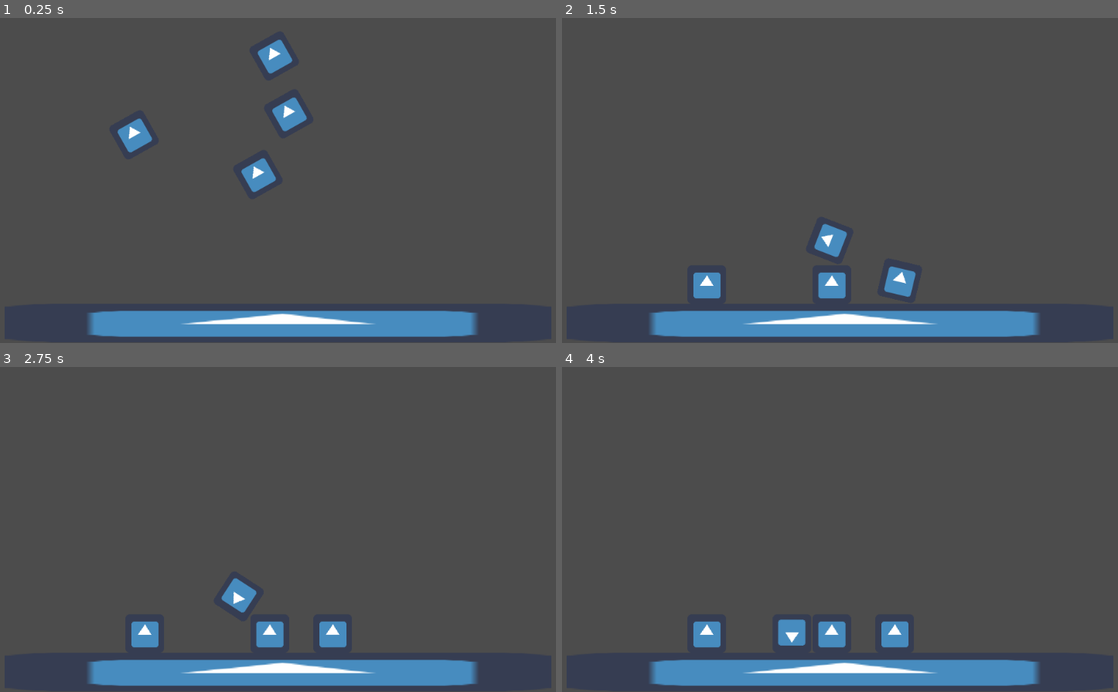
Above: before the commit, frames 1-4 (two rows, left to right).
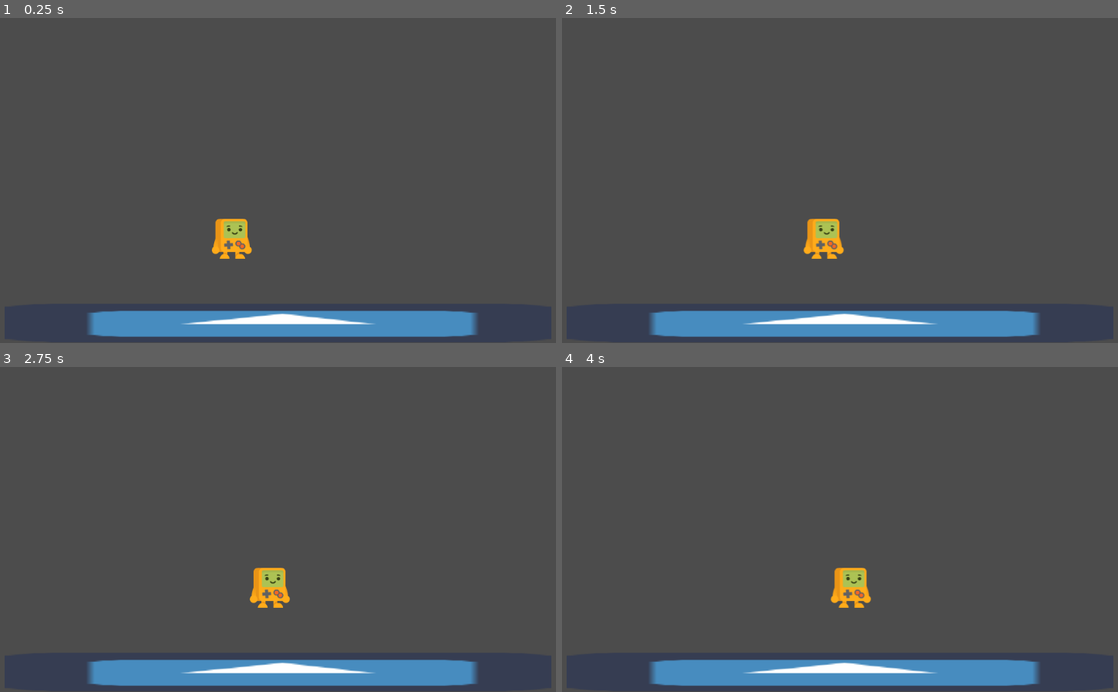
Above: after the commit, the same moments.

Repository: jor-el-swe/PlatformerTutorial
Game: Godot game, scene res://Level1.tscn
The game is run twice, just before and just after one commit, with the same random seed, the same clock (stepped at 60 frames per second) and the same inputs. The project has no main scene, so this scene is started directly. The engine's default icon, where the game draws it, is replaced by a stand-in: a white triangle on a blue panel in a dark square.
Inputs:
- Up to frame 1 (0.25 s): no input
- Up to frame 2 (1.5 s): hold Right (right, bound only after the commit) 0.53-1.28 s; hold Left (left, bound only after the commit) from 1.28 s (still down)
- Up to frame 3 (2.75 s): release Left (left, bound only after the commit) at 2.03 s; hold Right (right, bound only after the commit) from 2.03 s (still down)
- Up to frame 4 (4 s): release Right (right, bound only after the commit) at 3.53 s; hold Left (left, bound only after the commit) from 3.53 s (still down)

The runs differ from the first frame. In frame 1, 2.3% of the frame differs, in the area x 21-56%, y 6-75%; in frame 2, 2.0%; in frame 3, 2.3%; in frame 4, 2.3%, in the area x 23-63%, y 61-87%.

Commit message:
adds character png:s and basic player controller

Diff:
--- /dev/null
+++ b/Attila.gd
@@ -0,0 +1,14 @@
+extends KinematicBody2D
+
+var velocity = Vector2(0,0)
+
+
+func _physics_process(delta):
+	if Input.is_action_pressed("right"):
+		velocity.x = 100
+
+	if Input.is_action_pressed("left"):
+		velocity.x = -100
+
+	velocity.x = lerp(velocity.x,0,0.1)
+	move_and_slide(velocity)
--- /dev/null
+++ b/Attila.tscn
@@ -0,0 +1,21 @@
+[gd_scene load_steps=4 format=2]
+
+[ext_resource path="res://Assets/player/platformChar_idle.png" type="Texture" id=1]
+[ext_resource path="res://Attila.gd" type="Script" id=2]
+
+[sub_resource type="CapsuleShape2D" id=1]
+radius = 26.9655
+height = 11.6945
+
+[node name="Attila" type="KinematicBody2D"]
+script = ExtResource( 2 )
+__meta__ = {
+"_edit_group_": true
+}
+
+[node name="Sprite" type="Sprite" parent="."]
+texture = ExtResource( 1 )
+
+[node name="CollisionShape2D" type="CollisionShape2D" parent="."]
+position = Vector2( -0.293602, 15.2767 )
+shape = SubResource( 1 )
--- a/Level1.tscn
+++ b/Level1.tscn
@@ -1,23 +1,12 @@
 [gd_scene load_steps=4 format=2]
 
 [ext_resource path="res://icon.png" type="Texture" id=1]
-[ext_resource path="res://block1.tscn" type="PackedScene" id=2]
+[ext_resource path="res://Attila.tscn" type="PackedScene" id=2]
 
-[sub_resource type="RectangleShape2D" id=2]
+[sub_resource type="RectangleShape2D" id=1]
 extents = Vector2( 230.367, 31.9624 )
 
 [node name="Level1" type="Node2D"]
-
-[node name="block1" parent="." instance=ExtResource( 2 )]
-
-[node name="block2" parent="." instance=ExtResource( 2 )]
-position = Vector2( 260.353, 240.087 )
-
-[node name="block3" parent="." instance=ExtResource( 2 )]
-position = Vector2( 492.353, 109.087 )
-
-[node name="block4" parent="." instance=ExtResource( 2 )]
-position = Vector2( 516.353, 205.087 )
 
 [node name="floor" type="StaticBody2D" parent="."]
 position = Vector2( 498.903, 566.612 )
@@ -31,4 +20,7 @@
 texture = ExtResource( 1 )
 
 [node name="CollisionShape2D" type="CollisionShape2D" parent="floor"]
-shape = SubResource( 2 )
+shape = SubResource( 1 )
+
+[node name="Attila" parent="." instance=ExtResource( 2 )]
+position = Vector2( 422, 412 )
--- a/block1.tscn
+++ /dev/null
@@ -1,21 +0,0 @@
-[gd_scene load_steps=3 format=2]
-
-[ext_resource path="res://icon.png" type="Texture" id=1]
-
-[sub_resource type="RectangleShape2D" id=1]
-extents = Vector2( 32.125, 32 )
-
-[node name="block1" type="RigidBody2D"]
-position = Vector2( 465.353, 306.087 )
-rotation = -0.51324
-gravity_scale = 5.0
-angular_damp = 0.0
-__meta__ = {
-"_edit_group_": true
-}
-
-[node name="Sprite" type="Sprite" parent="."]
-texture = ExtResource( 1 )
-
-[node name="CollisionShape2D" type="CollisionShape2D" parent="."]
-shape = SubResource( 1 )
--- a/project.godot
+++ b/project.godot
@@ -13,6 +13,21 @@
 config/name="Platformer Tutorial"
 config/icon="res://icon.png"
 
+[input]
+
+right={
+"deadzone": 0.5,
+"events": [ Object(InputEventKey,"resource_local_to_scene":false,"resource_name":"","device":0,"alt":false,"shift":false,"control":false,"meta":false,"command":false,"pressed":false,"scancode":16777233,"unicode":0,"echo":false,"script":null)
+, Object(InputEventKey,"resource_local_to_scene":false,"resource_name":"","device":0,"alt":false,"shift":false,"control":false,"meta":false,"command":false,"pressed":false,"scancode":68,"unicode":0,"echo":false,"script":null)
+ ]
+}
+left={
+"deadzone": 0.5,
+"events": [ Object(InputEventKey,"resource_local_to_scene":false,"resource_name":"","device":0,"alt":false,"shift":false,"control":false,"meta":false,"command":false,"pressed":false,"scancode":16777231,"unicode":0,"echo":false,"script":null)
+, Object(InputEventKey,"resource_local_to_scene":false,"resource_name":"","device":0,"alt":false,"shift":false,"control":false,"meta":false,"command":false,"pressed":false,"scancode":65,"unicode":0,"echo":false,"script":null)
+ ]
+}
+
 [physics]
 
 common/enable_pause_aware_picking=true
Binary file added: Assets/player/platformChar_climb1.png
Not shown, added: Assets/player/platformChar_climb1.png.import
Binary file added: Assets/player/platformChar_climb2.png
Not shown, added: Assets/player/platformChar_climb2.png.import
Binary file added: Assets/player/platformChar_duck.png
Not shown, added: Assets/player/platformChar_duck.png.import
Binary file added: Assets/player/platformChar_happy.png
Not shown, added: Assets/player/platformChar_happy.png.import
Binary file added: Assets/player/platformChar_idle.png
Not shown, added: Assets/player/platformChar_idle.png.import
Binary file added: Assets/player/platformChar_jump.png
Not shown, added: Assets/player/platformChar_jump.png.import
(and 4 more such lines)
